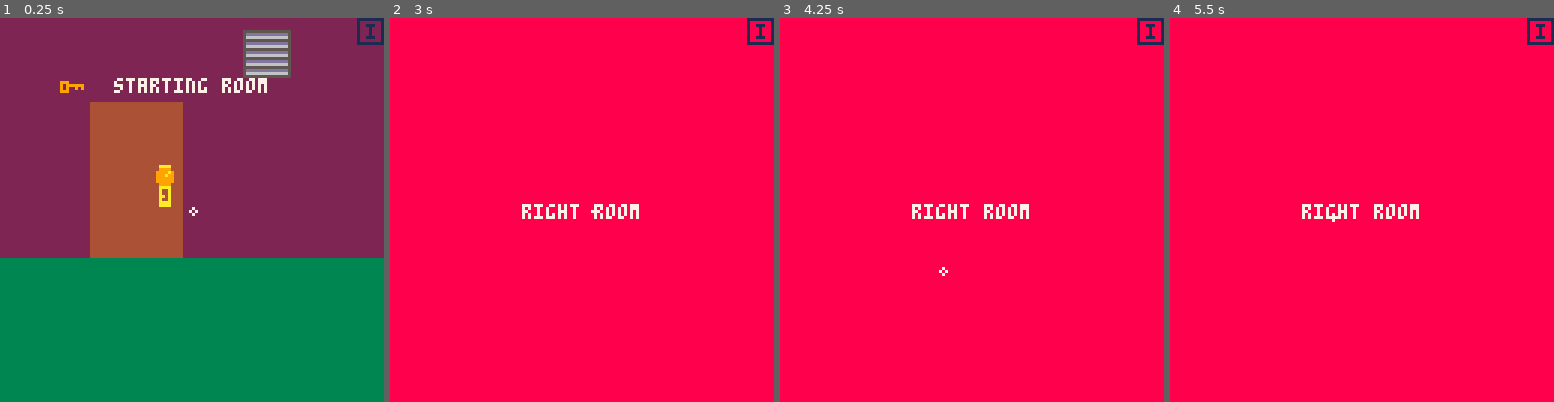
Above: before the commit, frames 1-4 (left to right).
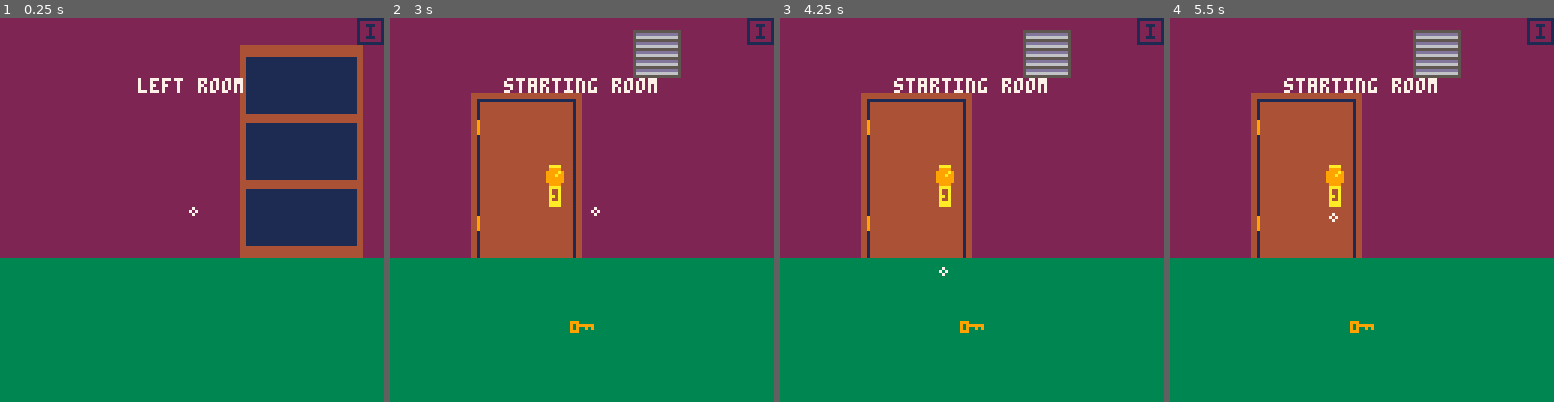
Above: after the commit, the same moments.

Repository: LuosRestil/pico8
Game: PICO-8 cartridge room/room.p8
Two runs of this game, one before a commit and one after it. Both use one fixed random seed, a clock stepped at 60 frames per second and the inputs below.
Inputs:
- Up to frame 1 (0.25 s): no input
- Up to frame 2 (3 s): tap X (X key) at 0.33, 1.07, 1.85, 2.97 s; tap O (Z key) at 0.7, 1.7, 2.1, 2.5, 2.9 s; hold Right 1.6-2.1 s; hold Up 2.15-2.42 s; hold Right from 2.47 s (still down)
- Up to frame 3 (4.25 s): release Right at 3.03 s; hold Left 3.08-3.58 s; tap O (Z key) at 3.3, 3.7, 4.1 s; hold Down 3.63-3.97 s; hold Right from 4.02 s (still down); tap X (X key) at 4.08 s
- Up to frame 4 (5.5 s): tap O (Z key) at 4.5, 4.9, 5.3 s; release Right at 4.68 s; hold Up 4.73-5.03 s; hold Left from 5.08 s (still down); tap X (X key) at 5.2 s

The runs differ from the first frame. In frame 1, 29% of the frame differs, in the area x 15-95%, y 3-63%; in frame 2, 100%, in the area x 0-100%, y 0-100%; in frame 3, 100%; in frame 4, 100%.

Commit message:
room draw bookshelf

Diff:
--- a/room/room.p8
+++ b/room/room.p8
@@ -19,6 +19,8 @@
 local nav_r
 local nav_l
 local nav_b
+--
+flry=79
 --debug stuff
 dbg="" --debug message
 draw_hitboxes=false
@@ -36,7 +38,7 @@
 		end
 	end
 
-	scene="start"
+	scene="left"
 	init_nav()
 	init_inv_btn()
 	init_test_inv()
@@ -283,7 +285,7 @@
 		items={
 			{
 				name="key",
-				x=20,y=20,
+				x=60,y=100,
 				w=8,h=5,
 				sp=48,
 				desc=[[the key!!!]],
@@ -363,10 +365,14 @@
 		right="start",
 		items={},
 		draw_bg=function()
-			cls(clrs.green)
+			cls(clrs.purple)
+			--floor
+			rectfill(
+				0,80,128,128,clrs.green)
+			draw_bookshelf()
 			local p="left room"
 			local pw=txt_w(p)
-			print(p,64-pw/2,62,clrs.white)
+			print(p,64-pw/2,20,clrs.white)
 		end
 	}
 end
@@ -443,17 +449,17 @@
 function init_nav()
 	nav={}
 	nav_r={
-		x=120,y=8,w=8,h=128-16,
+		x=120,y=16,w=8,h=128-32,
 		activate=function()
 			navigate("right")
 		end}
 	nav_l={
-		x=0,y=8,w=8,h=128-16,
+		x=0,y=16,w=8,h=128-32,
 		activate=function()
 			navigate("left")
 		end}
 	nav_b={
-		x=8,y=120,w=128-16,h=8,
+		x=16,y=120,w=128-32,h=8,
 		activate=function()
 			navigate("back")
 		end}
@@ -521,8 +527,20 @@
 end
 
 function draw_door()
-	rectfill(
-		30,28,60,79,clrs.brown)
+	--frame
+	rectfill(27,25,63,flry,
+		clrs.brown)
+	--crack
+	rectfill(29,27,61,flry,
+		clrs.navy)
+	--door
+	rectfill(30,28,60,flry,
+		clrs.brown)
+	--hinges
+	rectfill(29,34,29,38,
+		clrs.orange)
+	rectfill(29,66,29,70,
+		clrs.orange)
 end
 
 function draw_grate(grate)
@@ -547,6 +565,8 @@
 			circfill(4,4,2,clrs.black)
 			circfill(4,123,2,clrs.black)
 			circfill(123,123,2,clrs.black)
+			print("todo: item goes here",
+				24,64,clrs.white)
 		end
 	}
 end
@@ -572,6 +592,21 @@
 	sfx(0)
 	msg="you can't "..action..[[
 with a ]]..active_item.name
+end
+
+function draw_bookshelf()
+	local w=40
+	local h=70
+	local sh=18
+	local x=80
+	local y=flry-h
+	rectfill(x,y,x+w,y+h,
+		clrs.brown)
+	for i=0,2 do
+		rectfill(x+2,y+4+i*(sh+4),
+			x+w-2,y+4+sh+i*(sh+4),
+			clrs.navy)
+	end
 end
 -->8
 
@@ -784,7 +819,16 @@
 -->8
 --todo
 --[[
-*item interactions
+*scale
+*bookshelf puzzle
+*hats puzzle-dummy heads with
+	hats,either you can take all
+	the hats and have to find the
+	right color order to open the
+	drawer of the table the heads
+	are on, or you have to find
+	the missing hat and put it
+	on the dummy to advance
 ]]
 __gfx__
 00000000007000000777700060000000000000000aaaa00055555555555555550000000000000000000000000000000000000000000000000000000000000000
@@ -803,13 +847,13 @@
 00000000000770007777777722228888cccccccc0aaaa0005dddddddddddddd50000000000000000000000000000000000000000000000000000000000000000
 00000000000660006777777005500550000000000000000056666666666666650000000000000000000000000000000000000000000000000000000000000000
 00000000000660000677777700000000000000000000000055555555555555550000000000000000000000000000000000000000000000000000000000000000
-67000000000000760666666600000000000000000000000000000000000000000000000000000000000000000000000000000000000000000000000000000000
-66770000000077660166666700000000000000000000000000000000000000000000000000000000000000000000000000000000000000000000000000000000
-66667700007766660016667000000000000000000000000000000000000000000000000000000000000000000000000000000000000000000000000000000000
-66666666666666660016667000000000000000000000000000000000000000000000000000000000000000000000000000000000000000000000000000000000
-66661100001166660001670000000000000000000000000000000000000000000000000000000000000000000000000000000000000000000000000000000000
-66110000000011660001670000000000000000000000000000000000000000000000000000000000000000000000000000000000000000000000000000000000
-61000000000000160000600000000000000000000000000000000000000000000000000000000000000000000000000000000000000000000000000000000000
+17000000000000710111111100000000000000000000000000000000000000000000000000000000000000000000000000000000000000000000000000000000
+16770000000077610166666700000000000000000000000000000000000000000000000000000000000000000000000000000000000000000000000000000000
+16667700007766610016667000000000000000000000000000000000000000000000000000000000000000000000000000000000000000000000000000000000
+16666666666666610016667000000000000000000000000000000000000000000000000000000000000000000000000000000000000000000000000000000000
+16661100001166610001670000000000000000000000000000000000000000000000000000000000000000000000000000000000000000000000000000000000
+16110000000011610001670000000000000000000000000000000000000000000000000000000000000000000000000000000000000000000000000000000000
+11000000000000110000600000000000000000000000000000000000000000000000000000000000000000000000000000000000000000000000000000000000
 00000000000000000000600000000000000000000000000000000000000000000000000000000000000000000000000000000000000000000000000000000000
 00000000066600000000000000000000000000000000000000000000000000000000000000000000000000000000000000000000000000000000000000000000
 00000000660660000000000000000000000000000000000000000000000000000000000000000000000000000000000000000000000000000000000000000000
